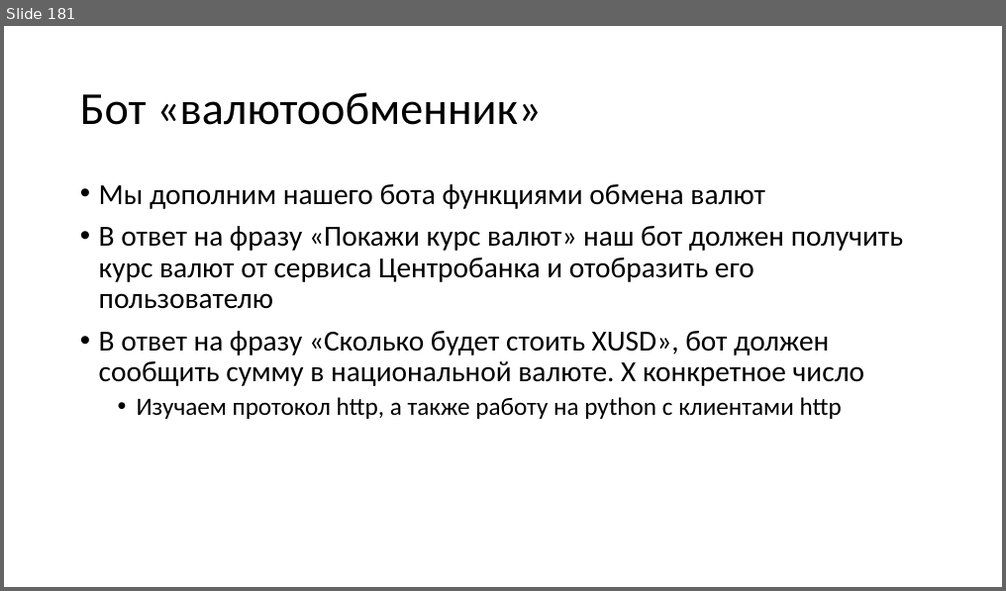
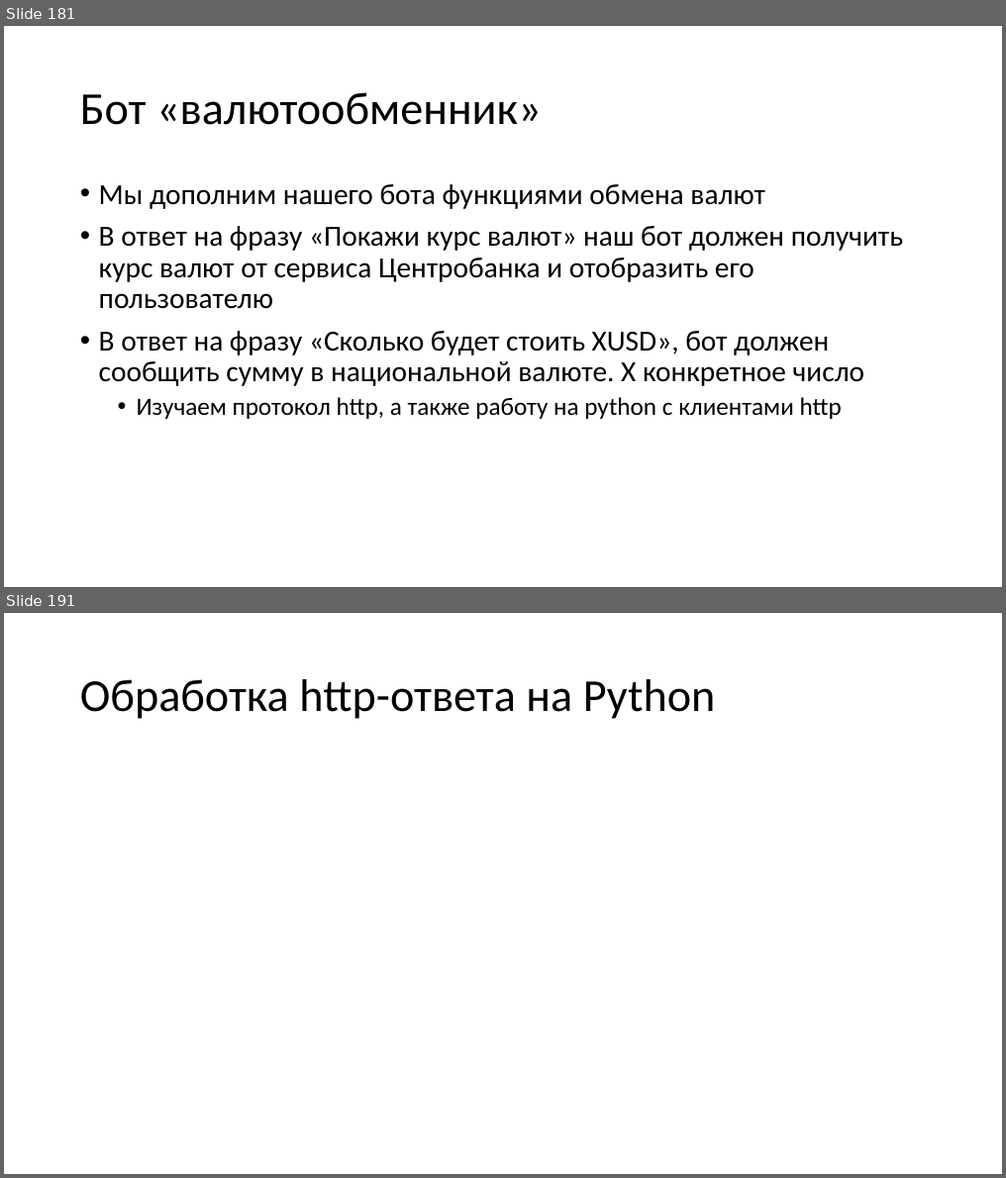
Before and after one commit to paveltsytovich/telegram-course, a slide deck: Presentation/Разработка ботов для телеграмм на Python.pptx. Shown one above the other, each under a label of ours: slide 181 before the commit, slides 181 and 191 after it; the slides between them are not shown. The pictures are 1006x591 and 1006x1178 pixels, drawn with LibreOffice and Linux fonts; fonts in the diff are those of the drawing. Boxes give left, top, right and bottom in pixels: in the first picture for what was removed or moved away, otherwise in the second. Text is boxed around its words. In the diff, an @@ line names an element or a change of style, - is before the commit and + after.

Commit message:
Начало по http-протоколу

```diff
--- a/Presentation/Разработка ботов для телеграмм на Python.pptx
+++ b/Presentation/Разработка ботов для телеграмм на Python.pptx
@@ slide 191 added at [4,613,1002,1174], background #FFFFFF @@
@@ title added at [80,679,715,719], 44 pt, text #000000 @@
+Обработка http-ответа на Python
```
Also in this commit, not shown: 9 other slides added.
